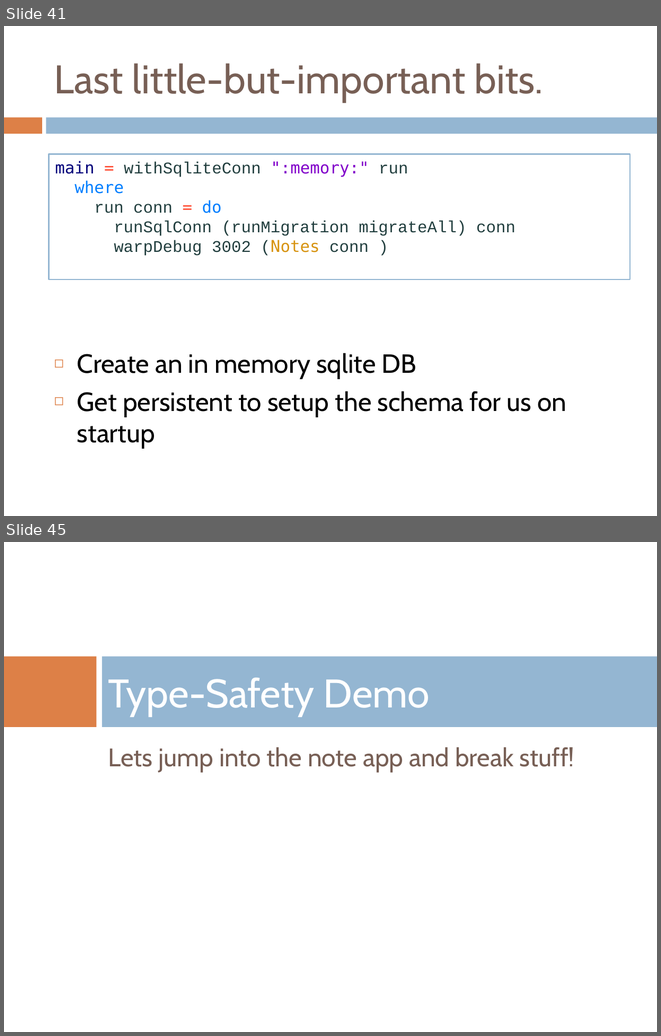
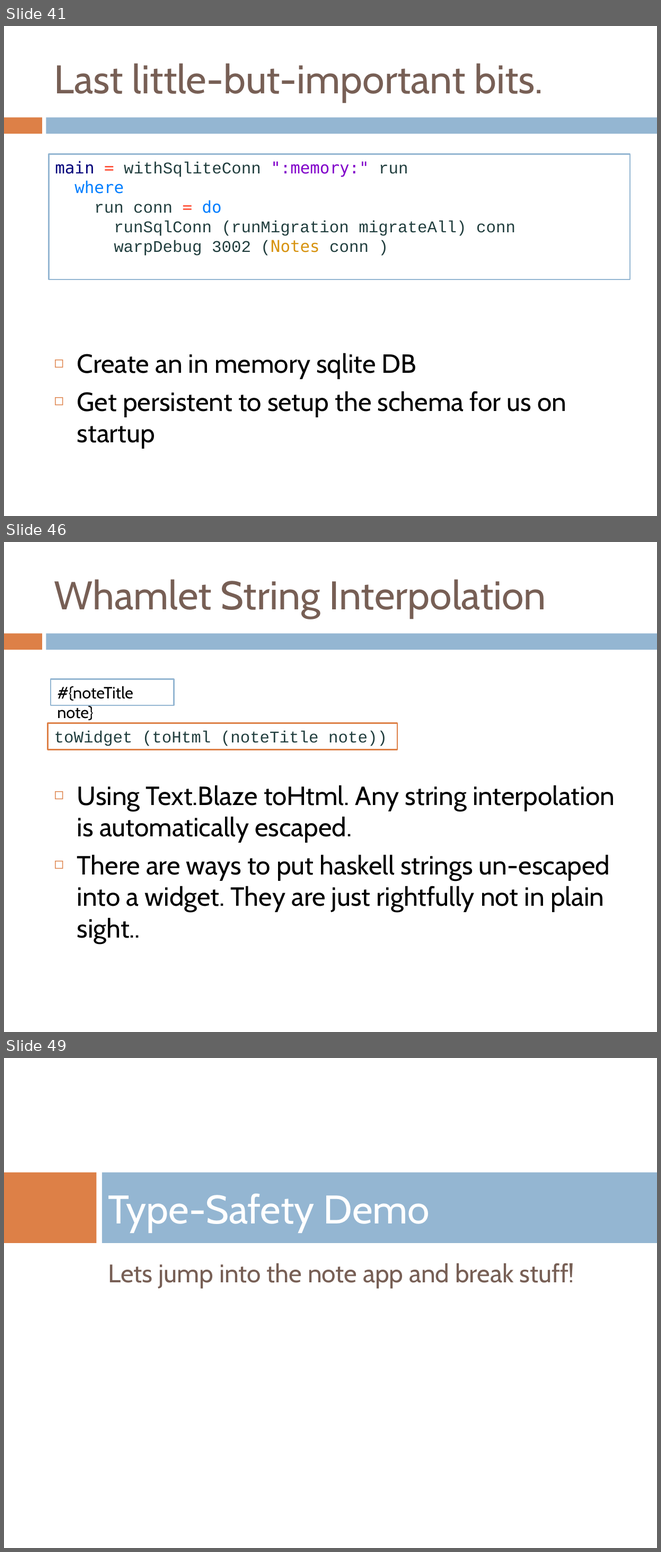
Before and after one commit to benkolera/talk-yesod, a slide deck: TypeSafeWebDevWithYesodAndHaskell.pptx. Shown one above the other, each under a label of ours: slides 41 and 45 before the commit, slides 41, 46 and 49 after it; the slides between them are not shown. The pictures are 661x1036 and 661x1552 pixels, drawn with LibreOffice and Linux fonts; fonts in the diff are those of the drawing; background and template pictures are left out. Boxes give left, top, right and bottom in pixels: in the first picture for what was removed or moved away, otherwise in the second. Text is boxed around its words. In the diff, an @@ line names an element or a change of style, - is before the commit and + after.

```diff
--- a/TypeSafeWebDevWithYesodAndHaskell.pptx
+++ b/TypeSafeWebDevWithYesodAndHaskell.pptx
@@ slide 46 added at <box>4,542,657,1032</box>, background #FFFFFF; not listed: 2 template elements that a slide beside it also shows @@
@@ title added at <box>54,579,546,618</box>, 44 pt, text #775F55 @@
+Whamlet String Interpolation
@@ rectangle added at <box>51,679,175,705</box>, fill #FFFFFF, outline #94B6D2 1.5 pt, 18 pt, text #000000 @@
+#{noteTitle note}
@@ rectangle added at <box>48,723,397,749</box>, fill #FFFFFF, outline #DD8047 1.5 pt, 18 pt, text #213E3E @@
+toWidget (toHtml (noteTitle note))
@@ text added at <box>77,785,615,943</box>, 29 pt, text #000000 @@
+◻ Using Text.Blaze toHtml. Any string interpolation is automatically escaped.
+◻ There are ways to put haskell strings un-escaped into a widget. They are just rightfully not in plain sight..
@@ what was slide 45 is now slide 49 @@
```
Also in this commit, not shown: 3 slides changed, 4 other slides added, 1 slide removed, 8 other files.
